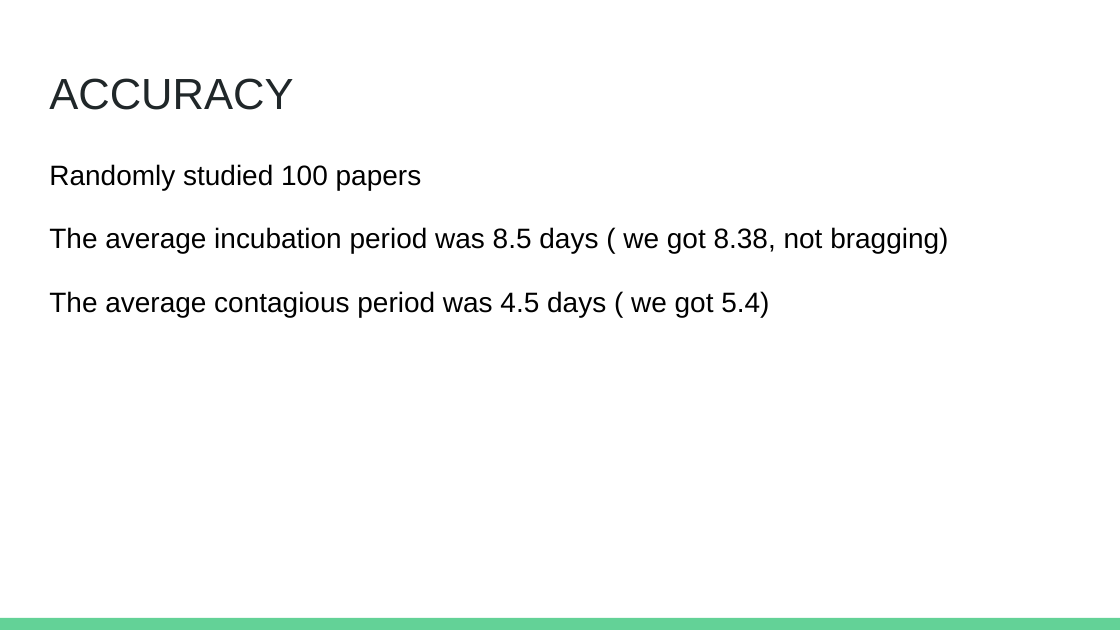
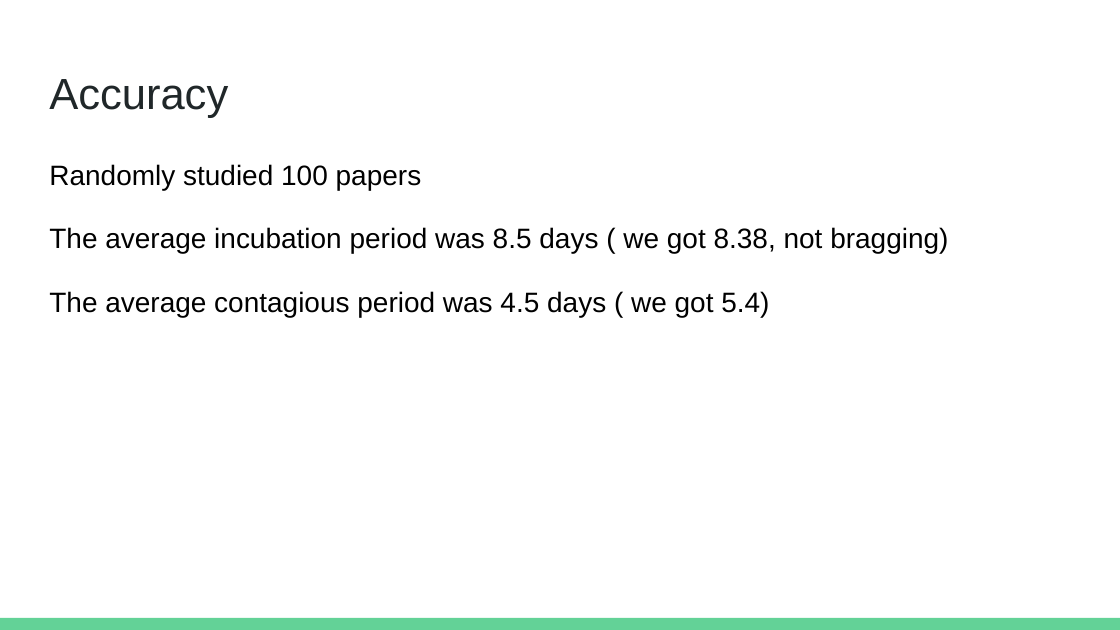
Before and after one commit to lydiatse/cs586, a slide deck: slide 10 of presentation/final_presentation.pptx (slide 9 before the commit). Drawn at 1120x630 pixels with LibreOffice and Linux fonts; fonts in the diff are those of the drawing. Boxes give left, top, right and bottom in pixels: in the first picture for what was removed or moved away, otherwise in the second. Text is boxed around its words. In the diff, an @@ line names an element or a change of style, - is before the commit and + after.

```diff
--- a/presentation/final_presentation.pptx
+++ b/presentation/final_presentation.pptx
@@ title at (49, 79, 228, 118): text changed @@
-ACCURACY
+Accuracy
```
Also in this commit, not shown: 12 other slides changed, 1 slide added, 1 other file.
